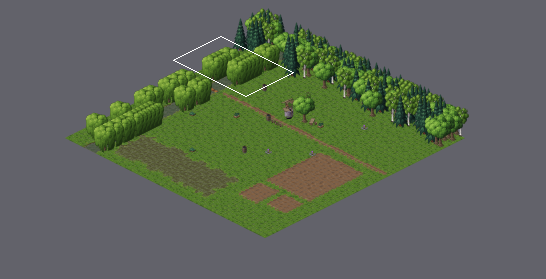
One commit to this Tiled map (JSON): kaarten/gehucht.tmj. Above, an overview of the earlier version with the close-up marked.
Close-up. Earlier state:
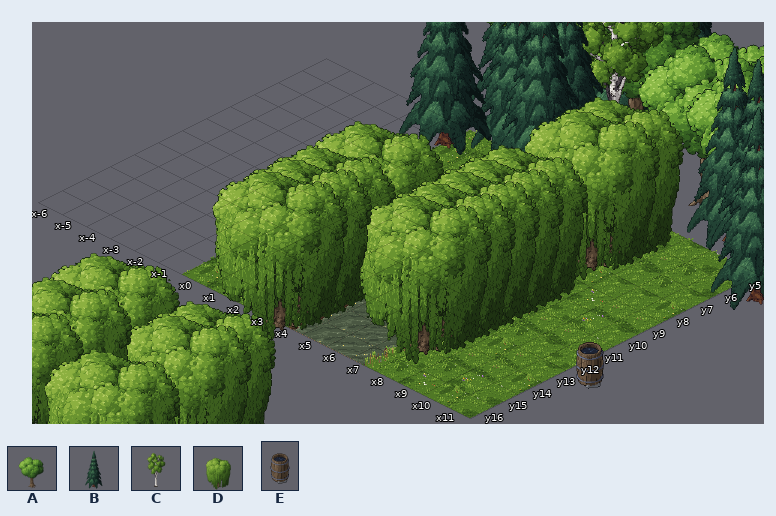
Cells are 64x32 px. Isometric: x runs down to the right, y down to the left. Shown: x -6..11, y 5..16. The commit also changed other parts of the map, which this record leaves out. The old version is drawn lined up with the new one.
Key: from "bomen": A 0, B 2, C 3, D 5; from "tuin": E 32.
Objects are placed by the point they stand on, in cells (3,4 is the top-left corner of cell 3,4); size is 1x1 cell unless given.
Layers that did not change in this view are not listed.
Objects on layer "objecten" before:
B "den" at 2,5 size 5.4x9.6
B "den" at 3,5 size 5.4x9.6
C "berk" at 15,5 size 5.4x9.6
A "eik" at 20,5 size 5.4x9.6
B "den" at 0,6 size 5.4x9.6
B "den" at 13,6 size 5.4x9.6
D "wilg" at 8,7 size 5.4x9.6
D "wilg" at 8,8 size 5.4x9.6
D "wilg" at 8,11 size 5.4x9.6
D "wilg" at 8,12 size 5.4x9.6
D "wilg" at 4,13 size 5.4x9.6
D "wilg" at 8,13 size 5.4x9.6
E "regenton" at 13,13 size 1.1x3
D "wilg" at 8,14 size 5.4x9.6
D "wilg" at 4,15 size 5.4x9.6
D "wilg" at 8,15 size 5.4x9.6
D "wilg" at 4,16 size 5.4x9.6
D "wilg" at 4,17 size 5.4x9.6
D "wilg" at 4,24 size 5.4x9.6
D "wilg" at 8,24 size 5.4x9.6
D "wilg" at 8,25 size 5.4x9.6
D "wilg" at 4,26 size 5.4x9.6
After:
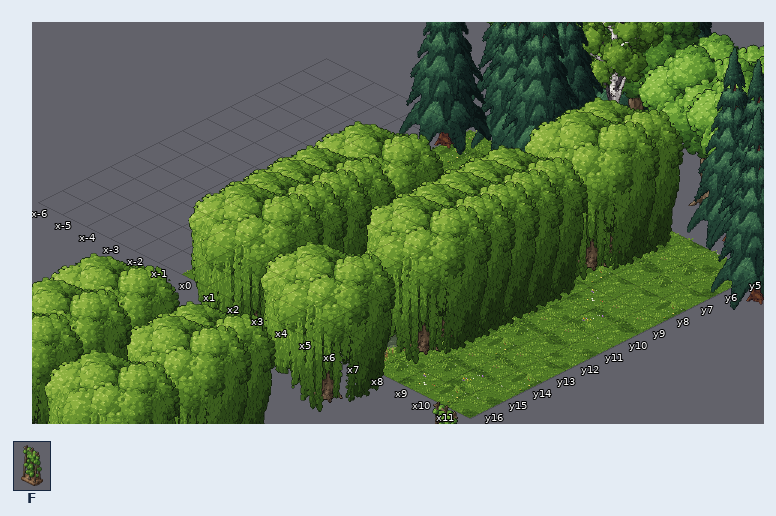
Further tiles: from "tuin": F 26.
The edit:
map size 50x50 -> 60x60 cells
Layer "objecten":
added: D "wilg" at 4,18 size 5.4x9.6
added: D "wilg" at 8,19 size 5.4x9.6
added: F "bonen" at 13,19 size 1.1x3
removed: E "regenton" at 13,13 size 1.1x3
Boxes around the changes in both close-ups, in picture pixels (x1, y1, x2, y2):
added: (188, 181, 458, 424)
removed: (576, 342, 604, 382)
